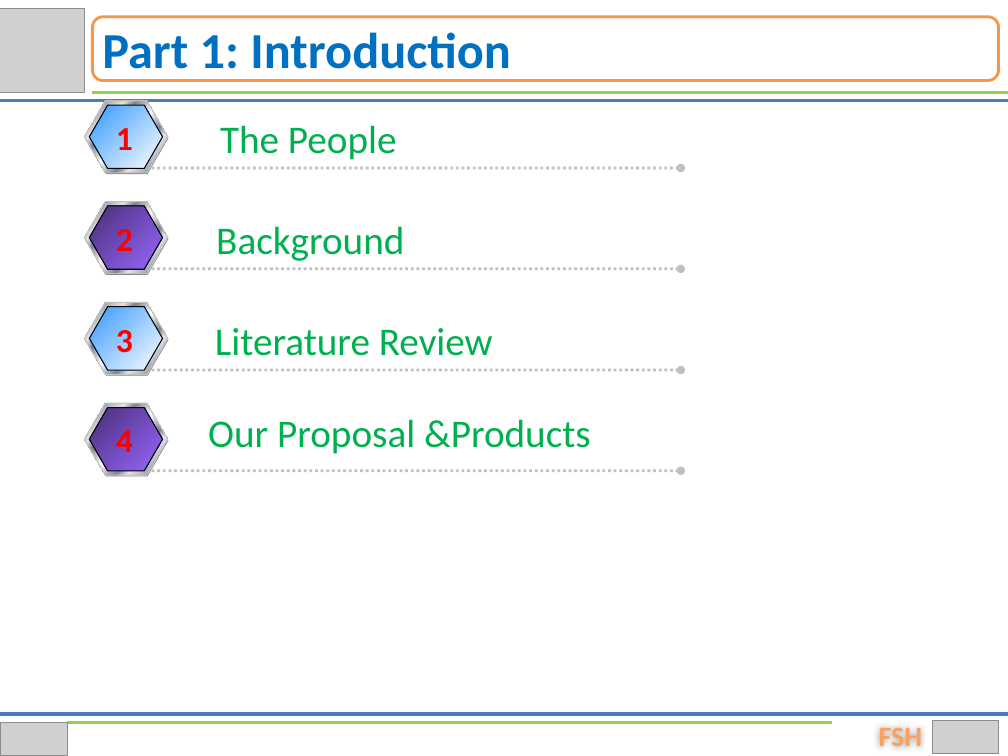
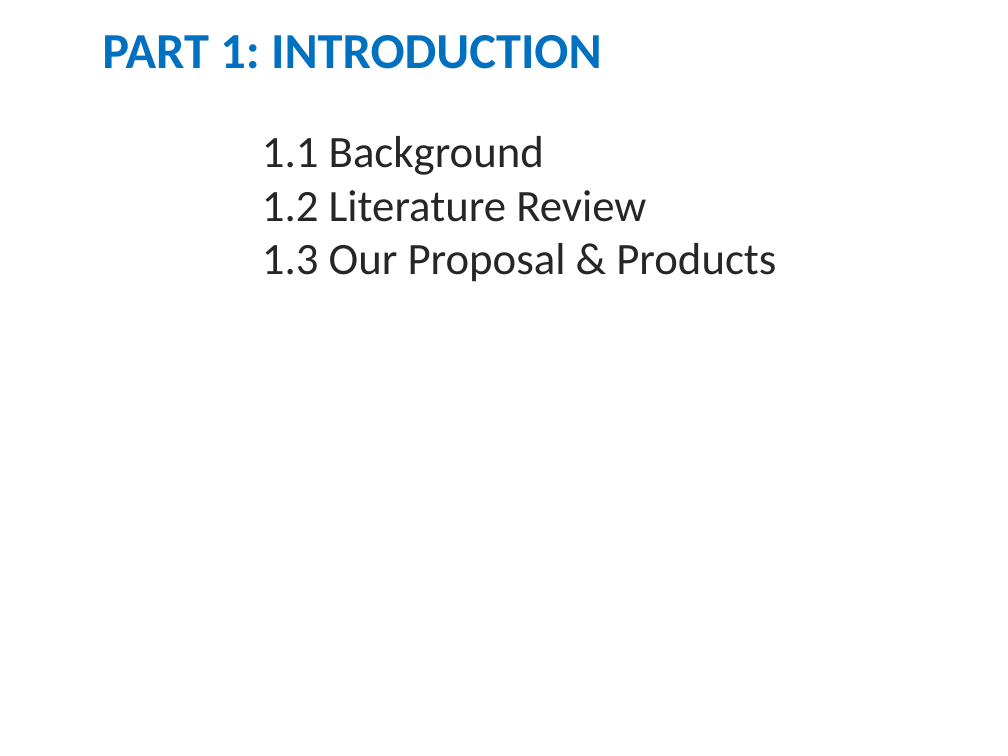
Before and after one commit to hungqcao/Rental-House-Finding, a slide deck: slide 3 of Document/Documentation/Final Document & Report/RHF_Presentation.pptx (slide 4 before the commit). Drawn at 1008x756 pixels with LibreOffice and Linux fonts; fonts in the diff are those of the drawing; grey boxes stand for pictures; background and template pictures are left out. Boxes give left, top, right and bottom in pixels: in the first picture for what was removed or moved away, otherwise in the second. Text is boxed around its words. In the diff, an @@ line names an element or a change of style, - is before the commit and + after.

```diff
--- a/Document/Documentation/Final Document & Report/RHF_Presentation.pptx
+++ b/Document/Documentation/Final Document & Report/RHF_Presentation.pptx
@@ picture removed at <box>0,8,85,93</box> @@
@@ rounded rectangle removed at <box>93,17,999,81</box> @@
@@ text at <box>102,35,602,69</box>: text changed @@
-Part 1: Introduction
+PART 1: INTRODUCTION
@@ line removed from (0, 101) to (1008, 101) @@
@@ line removed from (93, 93) to (1008, 93) @@
@@ group removed at <box>85,101,680,174</box>: 3 hexagons, 2 texts, 1 arrow @@
-The People
-1
@@ text added at <box>262,136,776,282</box>, 32 pt, text #262626 @@
+    1.1 Background
+    1.2 Literature Review
+    1.3 Our Proposal & Products
@@ group removed at <box>85,202,680,275</box>: 3 hexagons, 2 texts, 1 arrow @@
-Background
-2
@@ group removed at <box>85,302,680,376</box>: 3 texts, 3 hexagons, 1 arrow @@
-Literature Review
-3
-3
@@ group removed at <box>85,403,680,477</box>: 3 texts, 3 hexagons, 1 arrow @@
-Our Proposal &Products
-4
-4
@@ line removed from (0, 714) to (1008, 714) @@
@@ picture removed at <box>0,723,68,756</box> @@
@@ line removed from (68, 723) to (832, 723) @@
@@ text removed at <box>879,728,922,746</box> @@
-FSH
@@ picture removed at <box>932,721,999,754</box> @@
```
Also in this commit, not shown: 24 other slides changed, 12 slides added, 12 slides removed, 1 other file.
